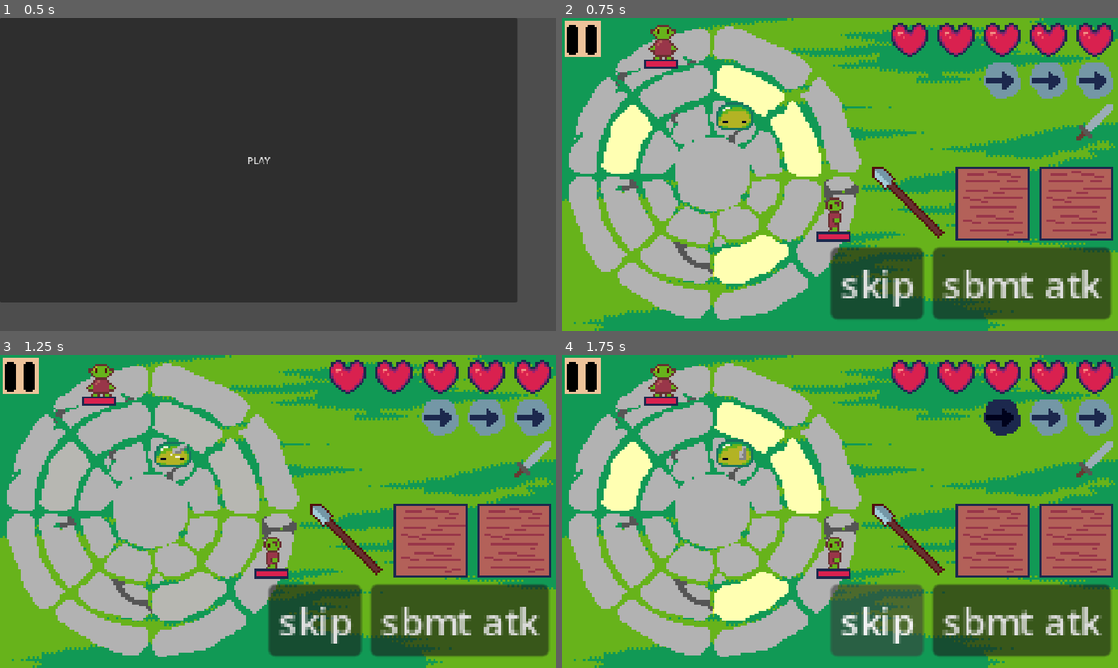
Above: before the commit, frames 1-4 (two rows, left to right).
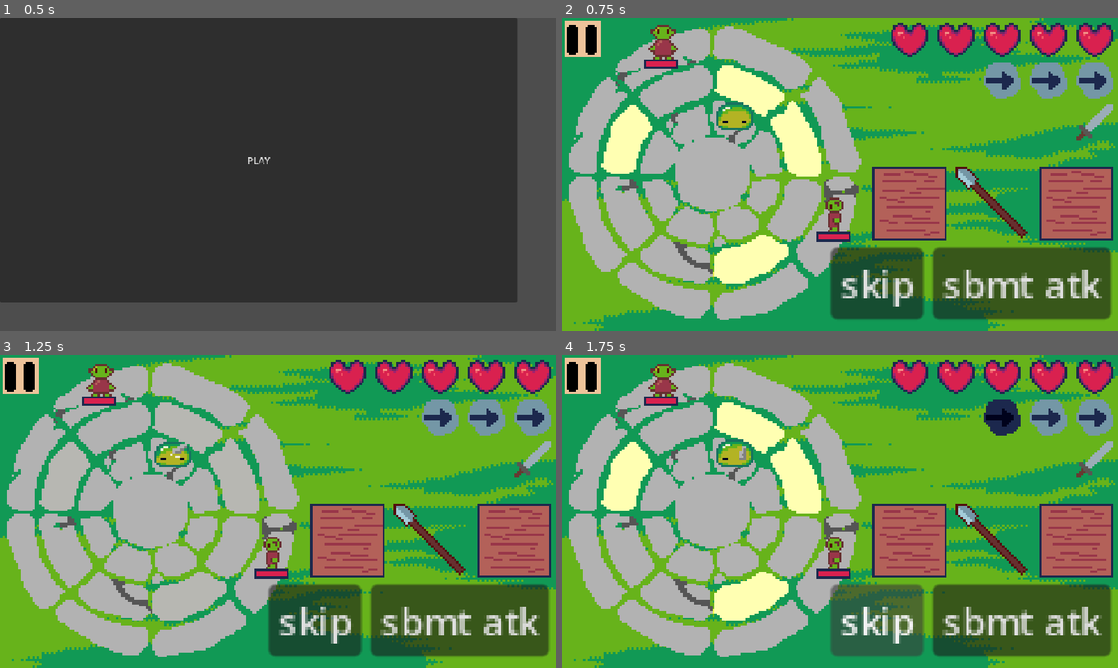
Above: after the commit, the same moments.

Repository: theophylaktos/sanocho-ygda-jam-2026
Game: Godot game, scene res://main_menu/main_menu.tscn
Two runs of this game, one before a commit and one after it. Both use one fixed random seed, a clock stepped at 60 frames per second and the inputs below.
Inputs:
- Up to frame 1 (0.5 s): no input
- Up to frame 2 (0.75 s): click "PLAY" at 0.5 s
- Up to frame 3 (1.25 s): no input
- Up to frame 4 (1.75 s): click "skip" at 1.25 s

Frame 1 is identical in both runs. In frame 2, 6.3% of the frame differs, in the area x 55-85%, y 47-72%; in frame 3, 6.3%; in frame 4, 6.3%.

Commit message:
update ui.gd

Diff:
--- a/main/ui.gd
+++ b/main/ui.gd
@@ -107,9 +107,9 @@
 	if attack_icons.get(GameState.attacks[0]) != null:
 		%Weapon1Button.texture_normal = attack_icons[GameState.attacks[0]]
 	if attack_icons.get(GameState.attacks[1]) != null:
-		%Weapon1Button.texture_normal = attack_icons[GameState.attacks[1]]
+		%Weapon2Button.texture_normal = attack_icons[GameState.attacks[1]]
 	if attack_icons.get(GameState.attacks[2]) != null:
-		%Weapon1Button.texture_normal = attack_icons[GameState.attacks[2]]
+		%Weapon3Button.texture_normal = attack_icons[GameState.attacks[2]]
 
 
 func _on_escape_pressed() -> void:
